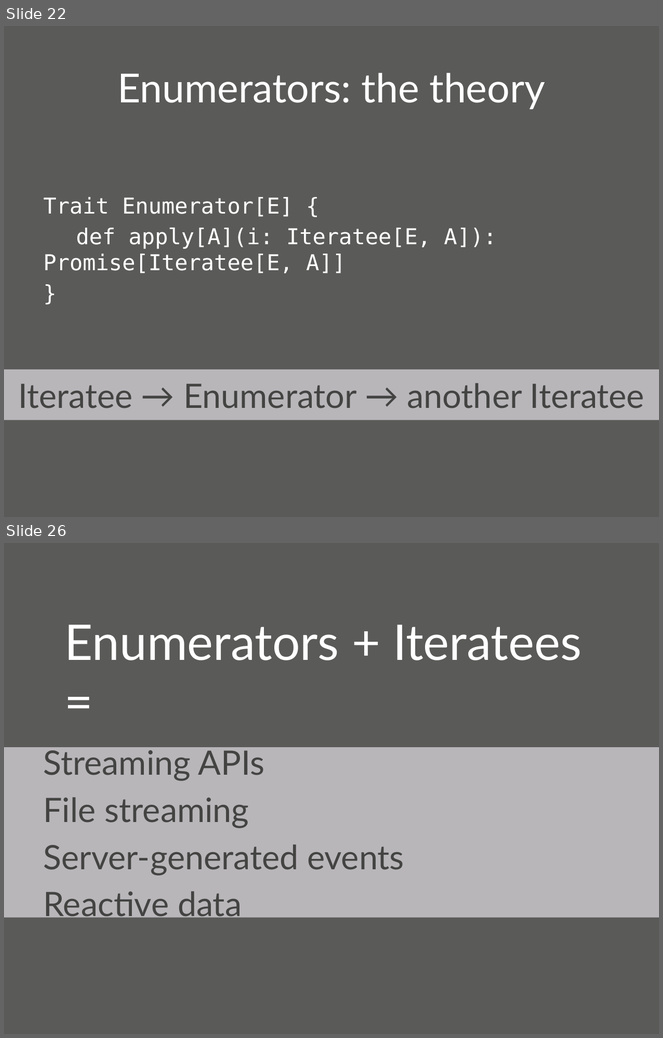
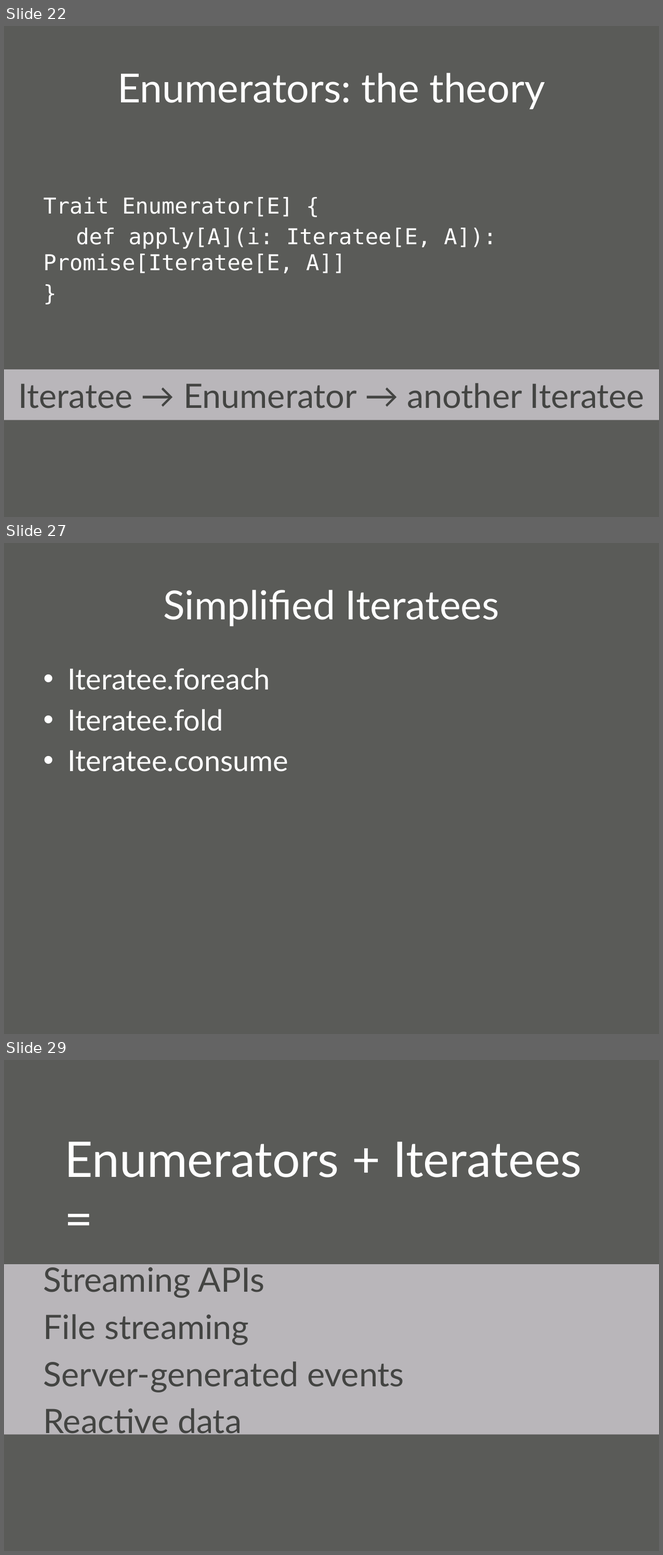
Before and after one commit to oscarrenalias/wjax-2012-play-async-apps, a slide deck: presentation/Asynchronous web apps with Play Framework 2.0.pptx. Shown one above the other, each under a label of ours: slides 22 and 26 before the commit, slides 22, 27 and 29 after it; the slides between them are not shown. The pictures are 663x1038 and 663x1555 pixels, drawn with LibreOffice and Linux fonts; fonts in the diff are those of the drawing; background and template pictures are left out. Boxes give left, top, right and bottom in pixels: in the first picture for what was removed or moved away, otherwise in the second. Text is boxed around its words. In the diff, an @@ line names an element or a change of style, - is before the commit and + after.

```diff
--- a/presentation/Asynchronous web apps with Play Framework 2.0.pptx
+++ b/presentation/Asynchronous web apps with Play Framework 2.0.pptx
@@ slide 27 added at <box>4,543,659,1034</box>, background picture (left out) @@
@@ title added at <box>164,590,500,626</box>, 44 pt, text #FFFFFF @@
+Simplified Iteratees
@@ text added at <box>68,668,289,772</box>, 32 pt, text #FFFFFF @@
+• Iteratee.foreach
+• Iteratee.fold
+• Iteratee.consume
@@ what was slide 26 is now slide 29 @@
```
Also in this commit, not shown: 5 slides changed, 4 other slides added, 1 slide removed.
